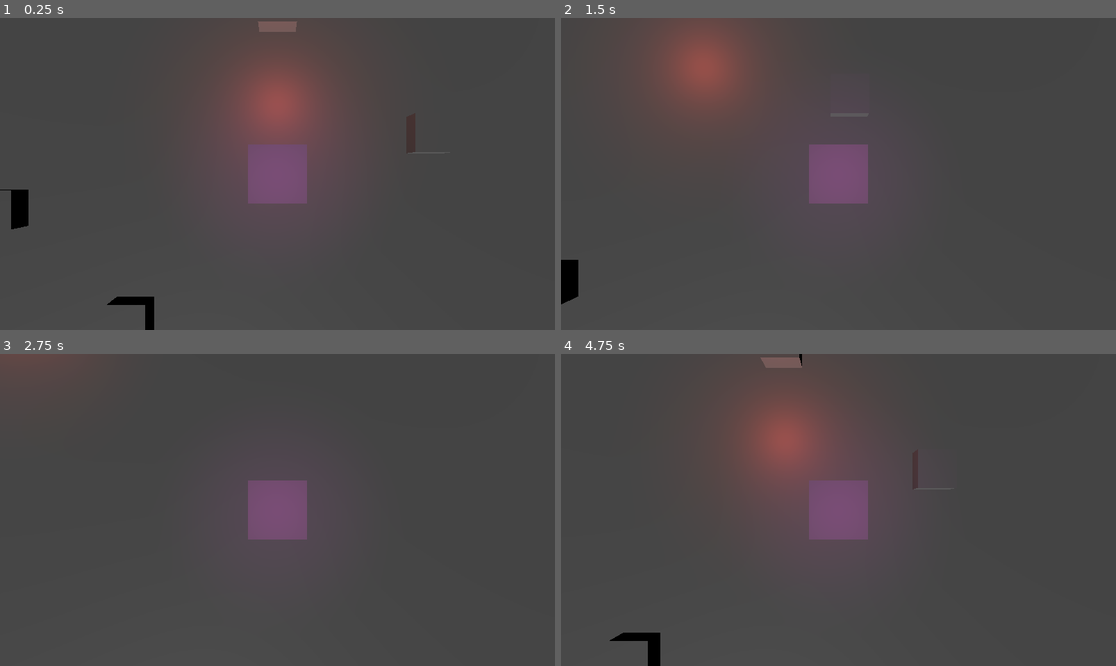
Above: before the commit, frames 1-4 (two rows, left to right).
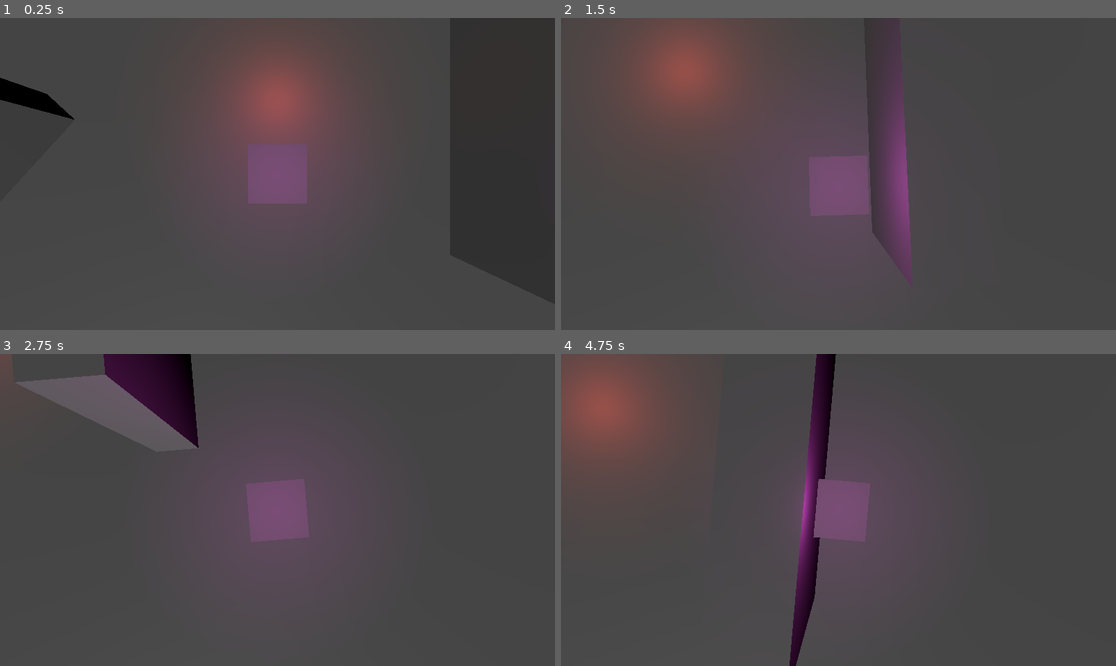
Above: after the commit, the same moments.

Repository: MrMinimal/ggj-2025
Game: Godot game, scene res://main.tscn
Same seed, same stepped clock (60 frames per second), same inputs: the game is played once before the commit and once after it.
Inputs:
- Up to frame 1 (0.25 s): no input
- Up to frame 2 (1.5 s): hold D (move_right) 0.53-1.28 s; hold S (move_backward) from 1.28 s (still down)
- Up to frame 3 (2.75 s): release S (move_backward) at 2.03 s; hold D (move_right) from 2.03 s (still down)
- Up to frame 4 (4.75 s): release D (move_right) at 2.78 s; hold W (move_forward) 2.78-3.53 s; hold A (move_left) from 3.53 s (still down)

The runs differ from the first frame. In frame 1, 1.6% of the frame differs, in the area x 0-54%, y 1-100%; in frame 2, 2.2%; in frame 3, 6.1%; in frame 4, 14%, in the area x 0-64%, y 0-100%.

Commit message:
Add camera tilt and collision

Diff:
--- /dev/null
+++ b/cube_collision.tscn
@@ -0,0 +1,12 @@
+[gd_scene load_steps=2 format=3 uid="uid://ynqur6rwkslu"]
+
+[sub_resource type="BoxShape3D" id="BoxShape3D_v3aaf"]
+
+[node name="Node3D" type="Node3D"]
+
+[node name="StaticBody3D" type="StaticBody3D" parent="."]
+
+[node name="CollisionShape3D" type="CollisionShape3D" parent="StaticBody3D"]
+shape = SubResource("BoxShape3D_v3aaf")
+
+[node name="CSGBox3D" type="CSGBox3D" parent="."]
--- a/main.tscn
+++ b/main.tscn
@@ -1,6 +1,7 @@
-[gd_scene load_steps=3 format=3 uid="uid://bgw4fx6410cso"]
+[gd_scene load_steps=4 format=3 uid="uid://bgw4fx6410cso"]
 
 [ext_resource type="PackedScene" uid="uid://bh7uqlf3024g4" path="res://player.tscn" id="1_ig7tw"]
+[ext_resource type="PackedScene" uid="uid://ynqur6rwkslu" path="res://cube_collision.tscn" id="2_0xm2m"]
 
 [sub_resource type="BoxShape3D" id="BoxShape3D_ig7tw"]
 
@@ -26,20 +27,11 @@
 transform = Transform3D(1, 0, 0, 0, 1, 0, 0, 0, 1, 0, 1.02279, -0.965338)
 light_color = Color(0.85668, 0.277169, 0.17826, 1)
 
-[node name="CSGBox3D2" type="CSGBox3D" parent="."]
-transform = Transform3D(1, 0, 0, 0, 1, 0, 0, 0, 1, 0, 0, -3.40908)
+[node name="Node3D" parent="." instance=ExtResource("2_0xm2m")]
+transform = Transform3D(1, 0, 0, 0, 2.94146, 0, 0, 0, 6.22514, 5, 1.28108, 0)
 
-[node name="CSGBox3D3" type="CSGBox3D" parent="."]
-transform = Transform3D(1, 0, 0, 0, 1, 0, 0, 0, 1, 4.04139, 0, -0.0658684)
+[node name="Node3D2" parent="." instance=ExtResource("2_0xm2m")]
+transform = Transform3D(0.737395, 0, -4.20484, 0, 2.94146, 0, 0.675462, 0, 4.59039, -3.05859, 1.28108, -8.65953)
 
-[node name="CSGBox3D4" type="CSGBox3D" parent="."]
-transform = Transform3D(1, 0, 0, 0, 1, 0, 0, 0, 1, -3.89469, 0, 4.86009)
-
-[node name="CSGBox3D5" type="CSGBox3D" parent="."]
-transform = Transform3D(1, 0, 0, 0, 1, 0, 0, 0, 1, -7.338, 0, 1.92372)
-
-[node name="CSGBox3D6" type="CSGBox3D" parent="."]
-transform = Transform3D(1, 0, 0, 0, 1, 0, 0, 0, 1, -9.92049, 0, -7.89033)
-
-[node name="CSGBox3D7" type="CSGBox3D" parent="."]
-transform = Transform3D(1, 0, 0, 0, 1, 0, 0, 0, 1, -9.92049, 0, -7.89033)
+[node name="Node3D3" parent="." instance=ExtResource("2_0xm2m")]
+transform = Transform3D(0.737395, 0, -4.20484, 0, 2.94146, 0, 0.675462, 0, 4.59039, -7.74845, 1.28108, 1.54538)
--- a/player.gd
+++ b/player.gd
@@ -1,8 +1,11 @@
-extends Node3D
+extends RigidBody3D
 
 @export var speed = 5.0
 @export var deadzone = 0.1
 @export var sensitivity = 2.0
+@export var tilt_amount = 5
+
+@onready var camera = $Camera3D
 
 var JavaScript = JavaScriptBridge
 
@@ -42,7 +45,6 @@
 func _physics_process(delta):
 	var movement = Vector3.ZERO
 
-	# WASD input
 	if Input.is_action_pressed("move_forward") or Input.is_action_pressed("ui_up"):
 		movement.z -= 1
 	if Input.is_action_pressed("move_backward") or Input.is_action_pressed("ui_down"):
@@ -52,20 +54,23 @@
 	if Input.is_action_pressed("move_right") or Input.is_action_pressed("ui_right"):
 		movement.x += 1
 
-	# If no keyboard input, use accelerometer
 	if movement == Vector3.ZERO:
 		var accel = get_accelerometer()
 		movement = Vector3(accel.x, 0, -accel.y) * sensitivity
 
-		# Apply deadzone
 		if abs(movement.x) < deadzone:
 			movement.x = 0
 		if abs(movement.z) < deadzone:
 			movement.z = 0
 
-	# Normalize and apply speed
 	if movement.length() > 1:
 		movement = movement.normalized()
 
-	# Move the node
+	# Apply movement
 	position += movement * speed * delta
+
+	# Tilt camera slightly based on movement while maintaining top-down view
+	var target_rotation = Vector3(-90.0, 0, 0)  # Base top-down rotation
+	target_rotation.x += movement.z * tilt_amount  # Tilt forward/backward slightly
+	target_rotation.z = -movement.x * tilt_amount  # Tilt left/right slightly
+	camera.rotation_degrees = camera.rotation_degrees.lerp(target_rotation, delta * 5.0)
--- a/player.tscn
+++ b/player.tscn
@@ -4,19 +4,18 @@
 
 [sub_resource type="BoxShape3D" id="BoxShape3D_4flbx"]
 
-[node name="Player" type="Node3D"]
+[node name="Player" type="RigidBody3D"]
 script = ExtResource("1_4flbx")
+
+[node name="CollisionShape3D" type="CollisionShape3D" parent="."]
+shape = SubResource("BoxShape3D_4flbx")
 
 [node name="CSGBox3D" type="CSGBox3D" parent="."]
 
 [node name="Camera3D" type="Camera3D" parent="."]
 transform = Transform3D(1, 0, 0, 0, -4.37114e-08, 1, 0, -1, -4.37114e-08, 0, 3.971, 0)
+current = true
 
 [node name="OmniLight3D" type="OmniLight3D" parent="."]
 transform = Transform3D(1, 0, 0, 0, 1, 0, 0, 0, 1, 0, 1.81388, 0)
 light_color = Color(0.768531, 0.276242, 0.734836, 1)
-
-[node name="RigidBody3D" type="RigidBody3D" parent="."]
-
-[node name="CollisionShape3D" type="CollisionShape3D" parent="RigidBody3D"]
-shape = SubResource("BoxShape3D_4flbx")
